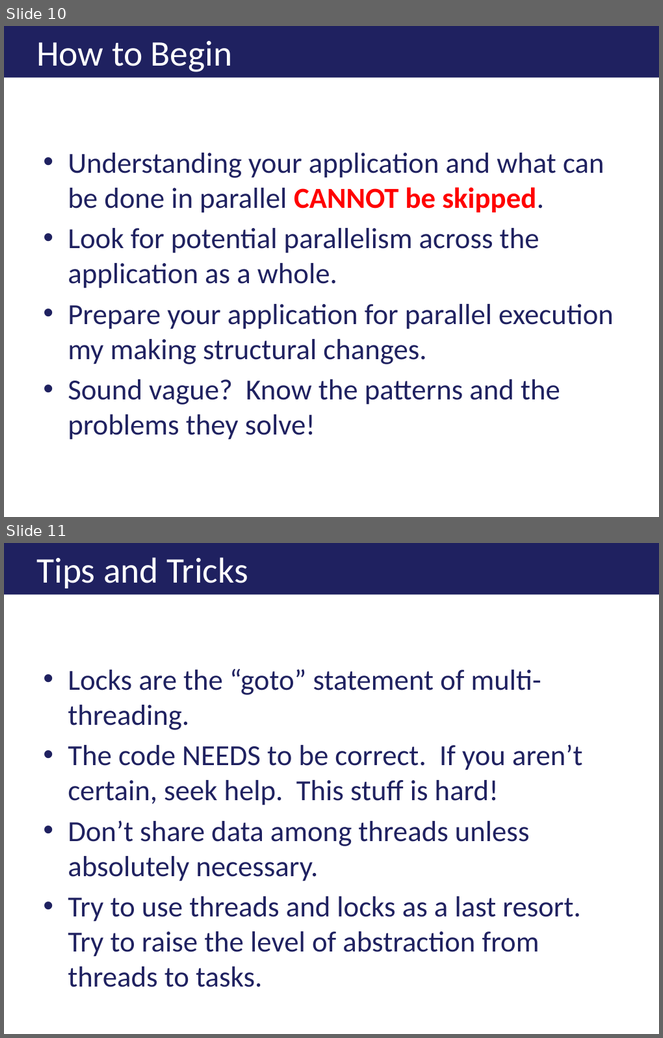
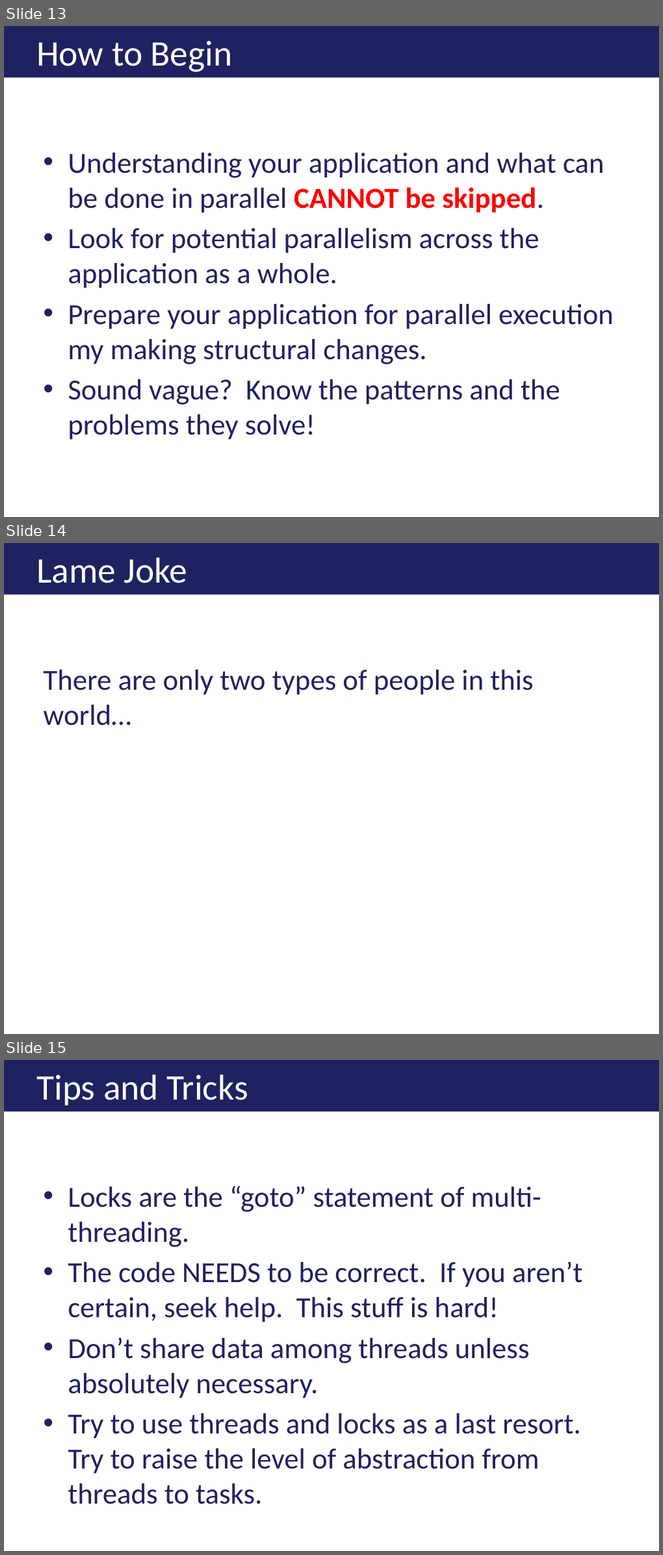
Before and after one commit to ericburcham/THasyINKnc, a slide deck: Presentation/THasINKync.pptx. Shown one above the other, each under a label of ours: slides 10 and 11 before the commit, slides 13, 14 and 15 after it. The pictures are 663x1038 and 663x1555 pixels, drawn with LibreOffice and Linux fonts; fonts in the diff are those of the drawing; background and template pictures are left out. Boxes give left, top, right and bottom in pixels: in the first picture for what was removed or moved away, otherwise in the second. Text is boxed around its words. In the diff, an @@ line names an element or a change of style, - is before the commit and + after.

```diff
--- a/Presentation/THasINKync.pptx
+++ b/Presentation/THasINKync.pptx
@@ slide 14 added at [4, 543, 659, 1034], background #FFFFFF @@
@@ title added at [4, 543, 659, 595], fill #1F2160, 39.6 pt, text #FFFFFF @@
+Lame Joke
@@ text added at [43, 670, 533, 726], 32 pt, text #1F2160 @@
+There are only two types of people in this world…
@@ what was slide 10 is now slide 13 @@
@@ what was slide 11 is now slide 15 @@
```
Also in this commit, not shown: 1 slide changed, 8 other slides added.
